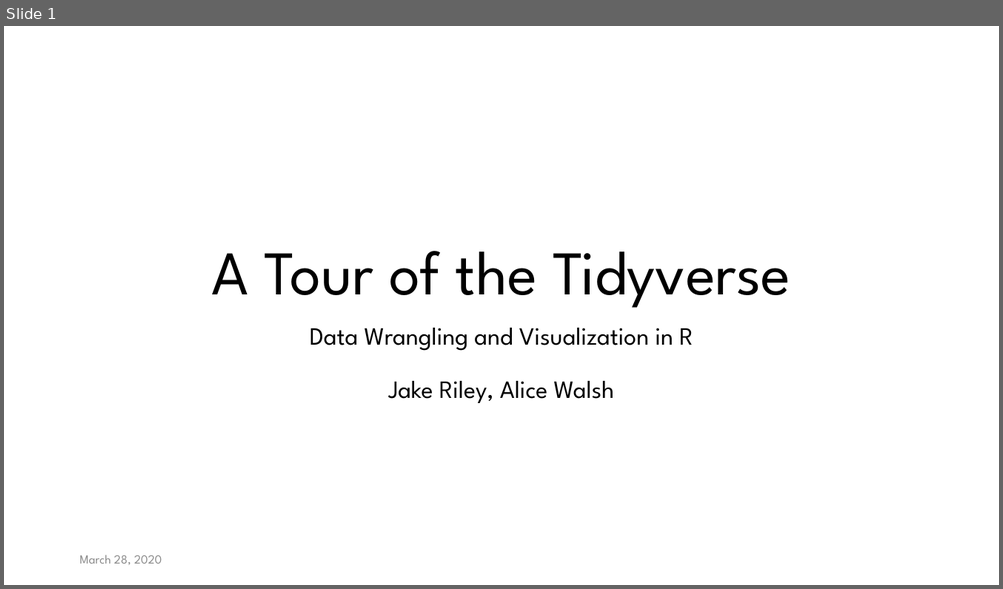
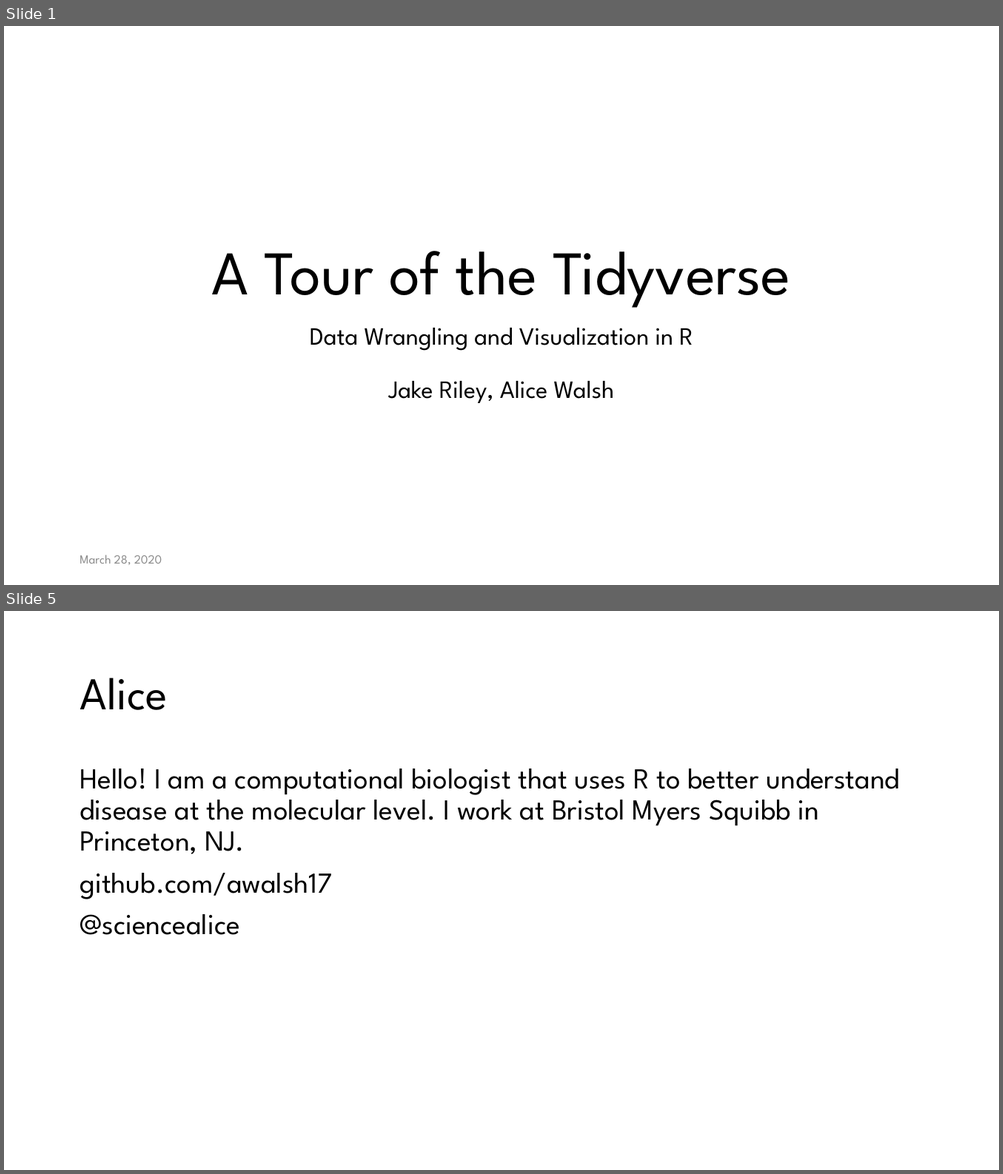
Before and after one commit to awalsh17/datacleaning_workshop, a slide deck: slides/0_workshop_opening.pptx. Shown one above the other, each under a label of ours: slide 1 before the commit, slides 1 and 5 after it; the slides between them are not shown. The pictures are 1003x589 and 1003x1174 pixels, drawn with LibreOffice and Linux fonts; fonts in the diff are those of the drawing; background and template pictures are left out. Boxes give left, top, right and bottom in pixels: in the first picture for what was removed or moved away, otherwise in the second. Text is boxed around its words. In the diff, an @@ line names an element or a change of style, - is before the commit and + after.

```diff
--- a/slides/0_workshop_opening.pptx
+++ b/slides/0_workshop_opening.pptx
@@ slide 5 added at [4, 611, 999, 1170], background #FFFFFF @@
@@ title added at [79, 678, 167, 710], 44 pt, text #000000 @@
+Alice
@@ text added at [79, 769, 899, 935], 28 pt, text #000000 @@
+Hello! I am a computational biologist that uses R to better understand disease at the molecular level. I work at Bristol Myers Squibb in Princeton, NJ.
+github.com/awalsh17
+@sciencealice
```
Also in this commit, not shown: 5 slides changed, 1 other slide added, 3 slides removed, 9 other files.
